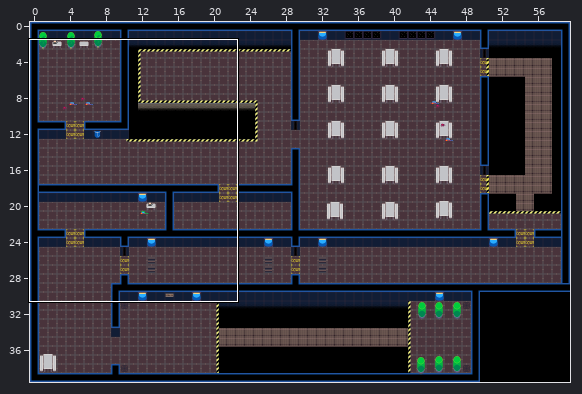
A Tiled map gets an edit: assets-private/tiled/demo-01.tmx. Above, an overview of the earlier version with the close-up marked.
Close-up. First the earlier version:
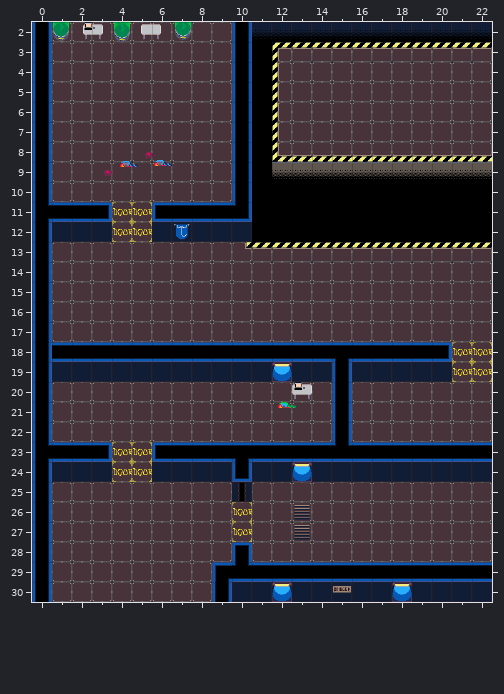
Cells are 32x32 px. Shown: x 0..22, y 2..30. The commit also changed other parts of the map, which this record leaves out.
Once edited:
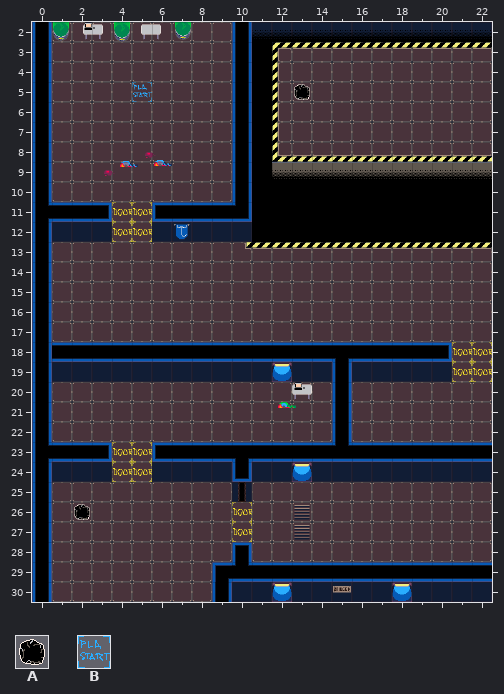
Key: from "Core Tiles": A 43, B 44.
_ is an empty cell.
Difference:
Changed rows in their new state; . is an unchanged cell.
Layer "Decor":
first column x 5:
 5 B.......A
first column x 2:
26 A
Pixel boxes of the changes (left, top, right, bottom) in both close-ups:
added: (132, 82, 152, 102)
added: (294, 84, 310, 100)
added: (74, 504, 90, 520)
